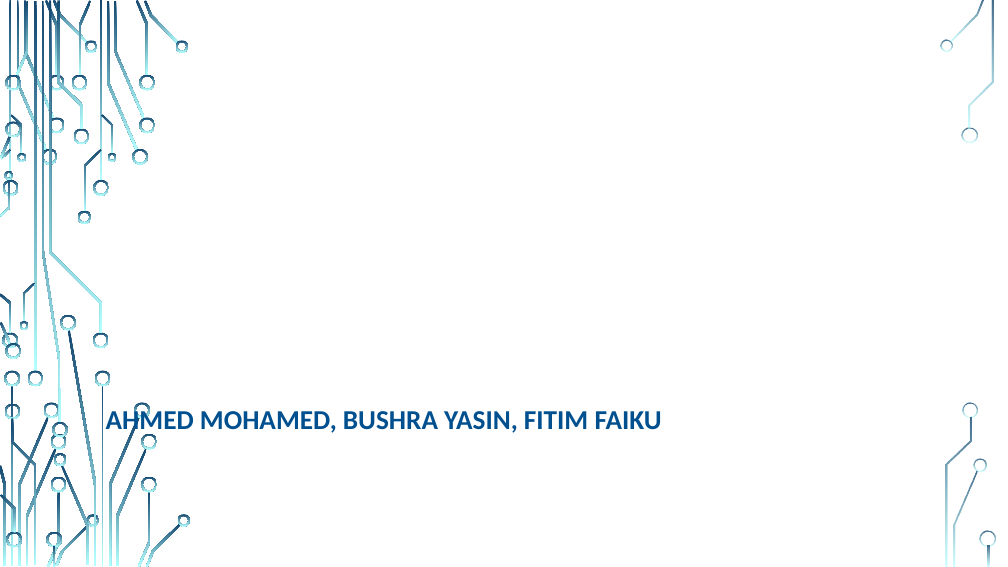
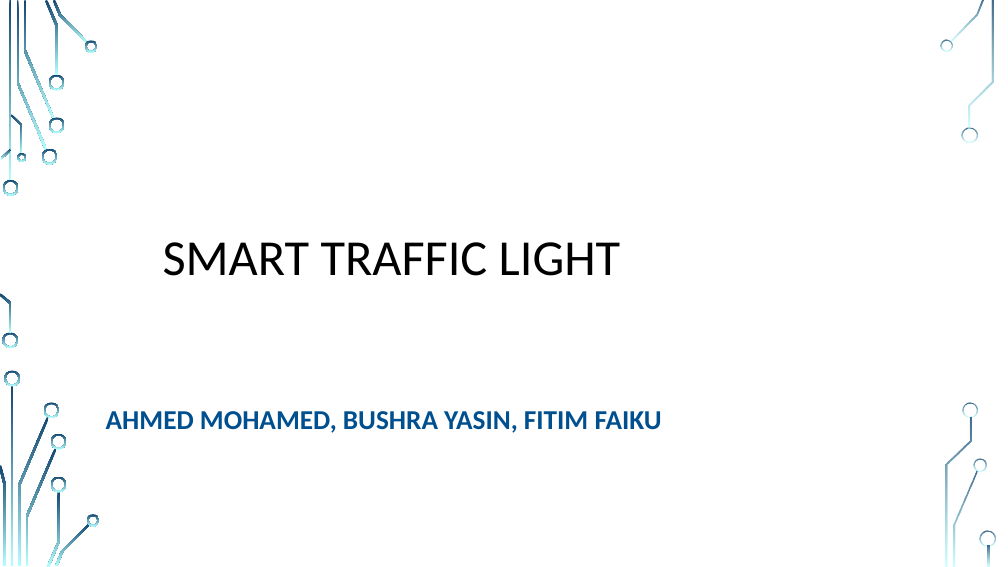
Before and after one commit to FitimFaiku/smart_traffic_light, a slide deck: slide 1 of Projektpräsentation.pptx. Drawn at 1008x567 pixels with LibreOffice and Linux fonts; fonts in the diff are those of the drawing; background and template pictures are left out. Boxes give left, top, right and bottom in pixels: in the first picture for what was removed or moved away, otherwise in the second. Text is boxed around its words. In the diff, an @@ line names an element or a change of style, - is before the commit and + after.

Commit message:
Final presentation

```diff
--- a/Projektpräsentation.pptx
+++ b/Projektpräsentation.pptx
@@ text "SMART TRAFFIC LIGHT" at (163,242,620,276): text colour #FFFFFF to #000000 @@
@@ group removed at (0,0,191,567): 50 freeform shapes, 4 rectangles @@
```
Also in this commit, not shown: 5 other slides changed, 5 slides added, 1 slide removed.
